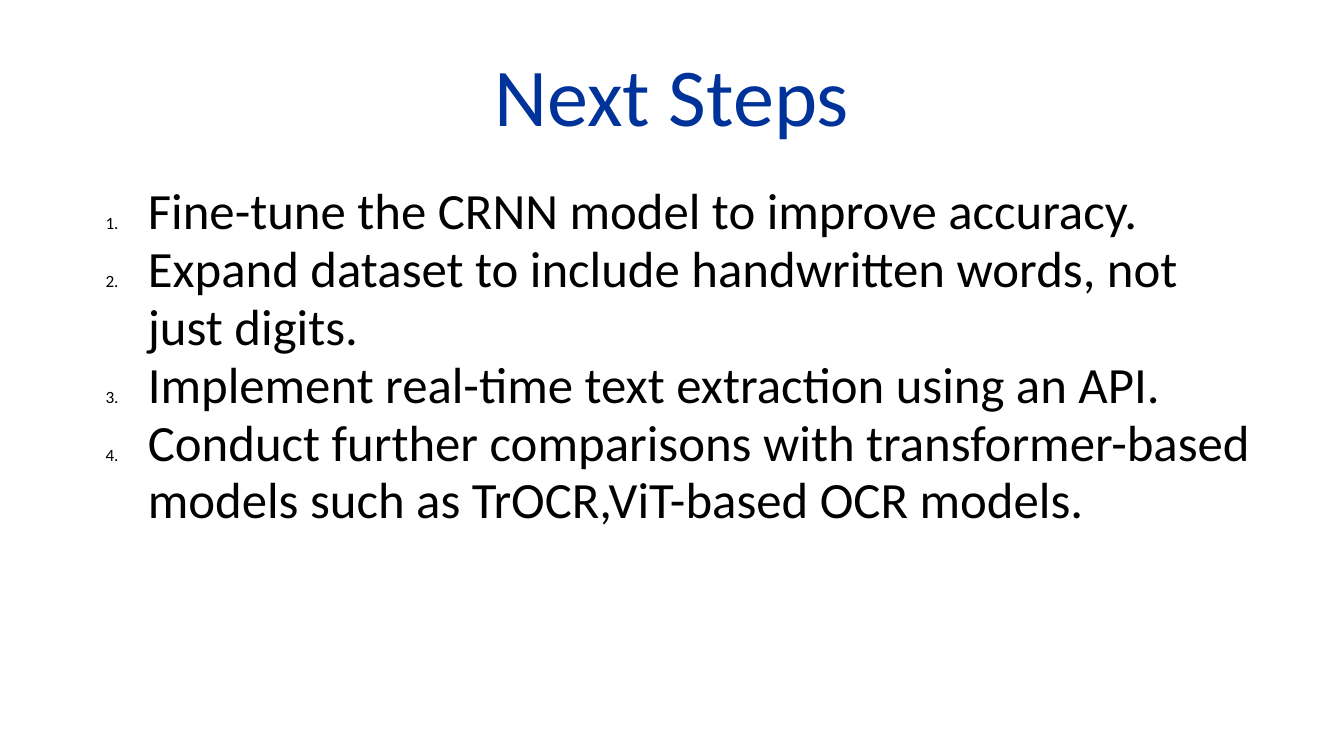
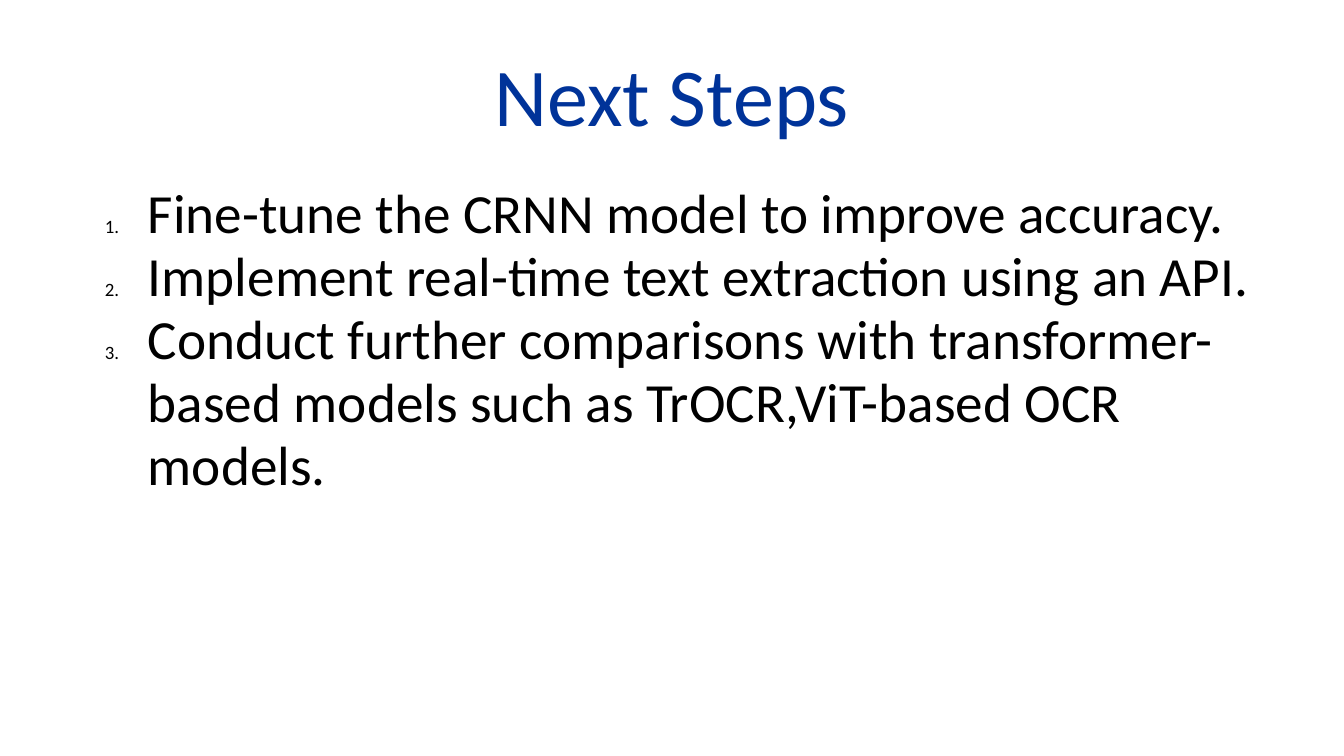
Before and after one commit to Biancaa-R/ODR_ODD_tm4c123gxl, a slide deck: slide 13 of ml_docs/ml_ocr.pptx (slide 11 before the commit). Drawn at 1344x756 pixels with LibreOffice and Linux fonts; fonts in the diff are those of the drawing; background and template pictures are left out. Boxes give left, top, right and bottom in pixels: in the first picture for what was removed or moved away, otherwise in the second. Text is boxed around its words. In the diff, an @@ line names an element or a change of style, - is before the commit and + after.

```diff
--- a/ml_docs/ml_ocr.pptx
+++ b/ml_docs/ml_ocr.pptx
@@ text "Fine-tune the CRNN model to ..." at (148, 194, 1248, 486): size 27.2 to 29.6 pt; indent changed @@
@@ text at (148, 251, 1177, 354): paragraph removed @@
-2. Expand dataset to include handwritten words, not just digits.
```
Also in this commit, not shown: 2 other slides changed, 3 slides added, 1 slide removed, 1 other file.
